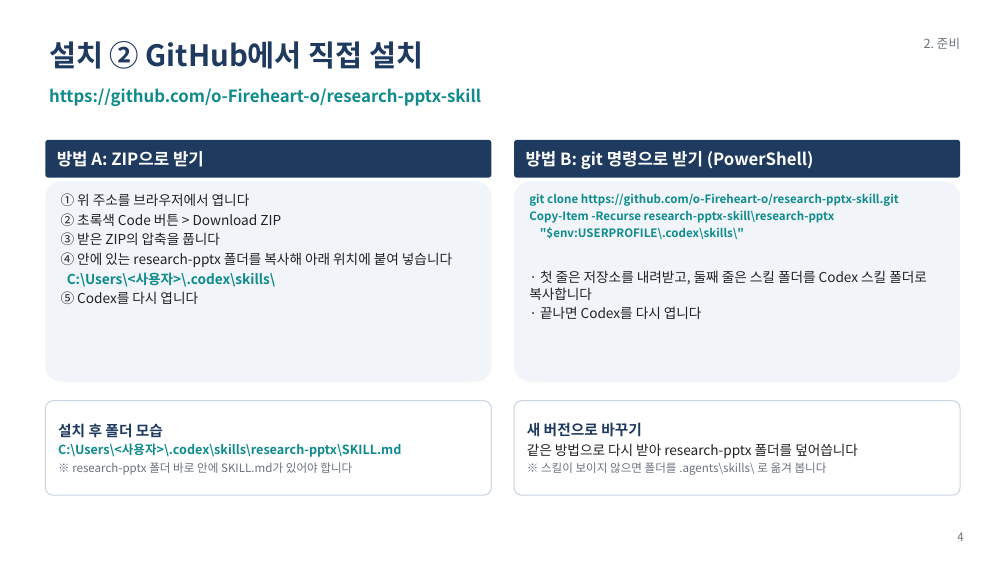
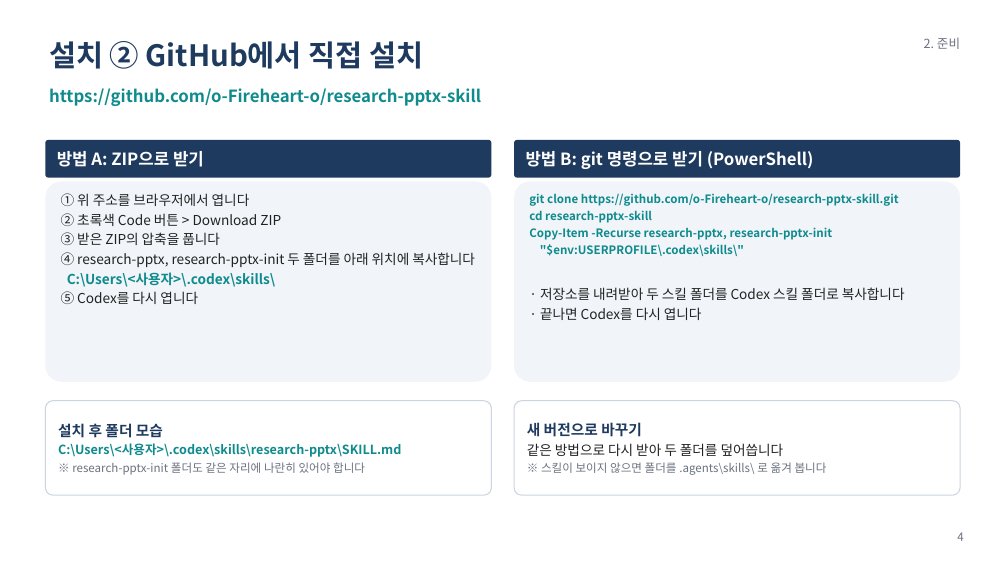
Before and after one commit to o-Fireheart-o/research-pptx-skill, a slide deck: slide 4 of docs/research-pptx 사용 매뉴얼.pptx. Drawn at 1008x567 pixels with LibreOffice and Linux fonts; fonts in the diff are those of the drawing. Boxes give left, top, right and bottom in pixels: in the first picture for what was removed or moved away, otherwise in the second. Text is boxed around its words. In the diff, an @@ line names an element or a change of style, - is before the commit and + after.

```diff
--- a/docs/research-pptx 사용 매뉴얼.pptx
+++ b/docs/research-pptx 사용 매뉴얼.pptx
@@ text in rounded rectangle at (x1=529, y1=210, x2=833, y2=240): text changed @@
-Copy-Item -Recurse research-pptx-skill\research-pptx
+cd research-pptx-skill
+Copy-Item -Recurse research-pptx, research-pptx-init
@@ text in rounded rectangle at (x1=61, y1=252, x2=475, y2=267): text changed @@
-④ 안에 있는 research-pptx 폴더를 복사해 아래 위치에 붙여 넣습니다
+④ research-pptx, research-pptx-init 두 폴더를 아래 위치에 복사합니다
@@ text in rounded rectangle at (x1=540, y1=287, x2=905, y2=300): text changed @@
-· 첫 줄은 저장소를 내려받고, 둘째 줄은 스킬 폴더를 Codex 스킬 폴더로 복사합니다
+· 저장소를 내려받아 두 스킬 폴더를 Codex 스킬 폴더로 복사합니다
@@ text in rounded rectangle at (x1=527, y1=443, x2=858, y2=458): text changed @@
-같은 방법으로 다시 받아 research-pptx 폴더를 덮어씁니다
+같은 방법으로 다시 받아 두 폴더를 덮어씁니다
@@ text in rounded rectangle at (x1=72, y1=462, x2=365, y2=475): text changed @@
-※ research-pptx 폴더 바로 안에 SKILL.md가 있어야 합니다
+※ research-pptx-init 폴더도 같은 자리에 나란히 있어야 합니다
```
Also in this commit, not shown: 4 other slides changed, 7 other files.
